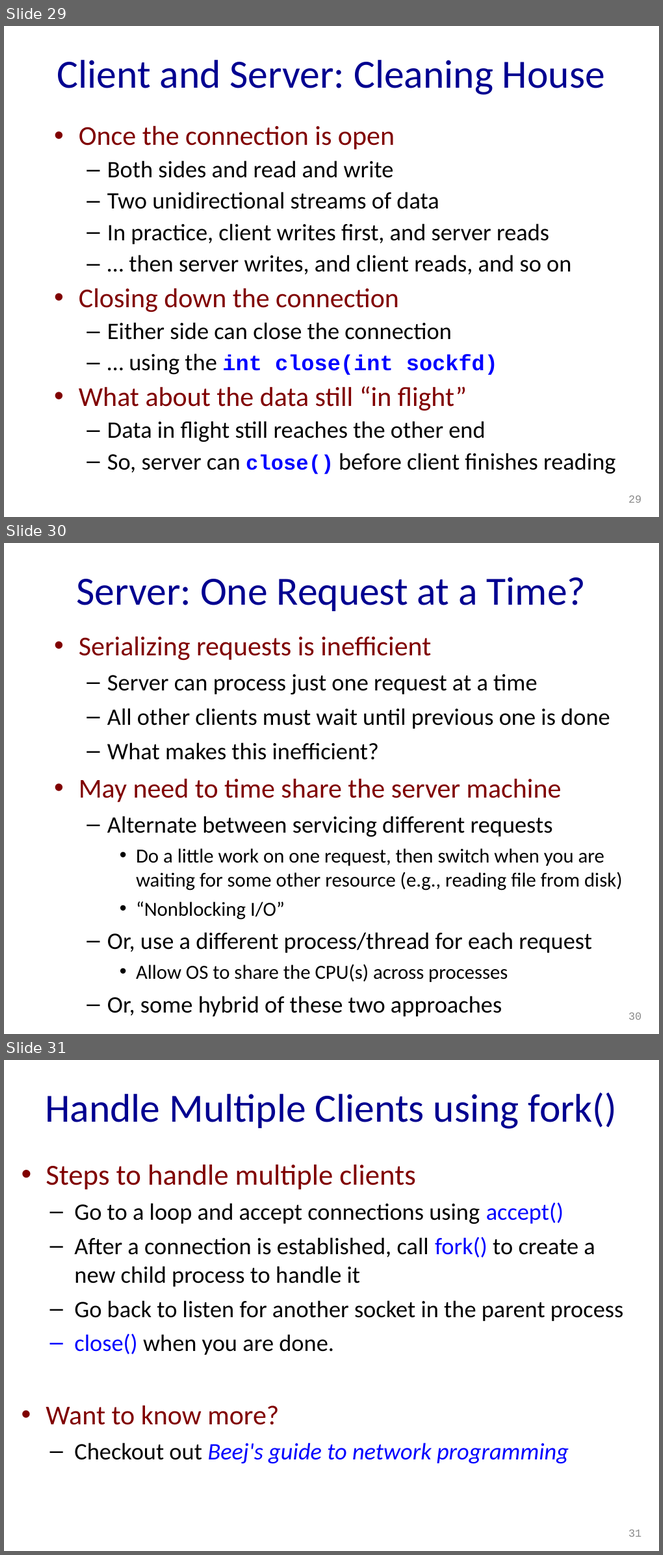
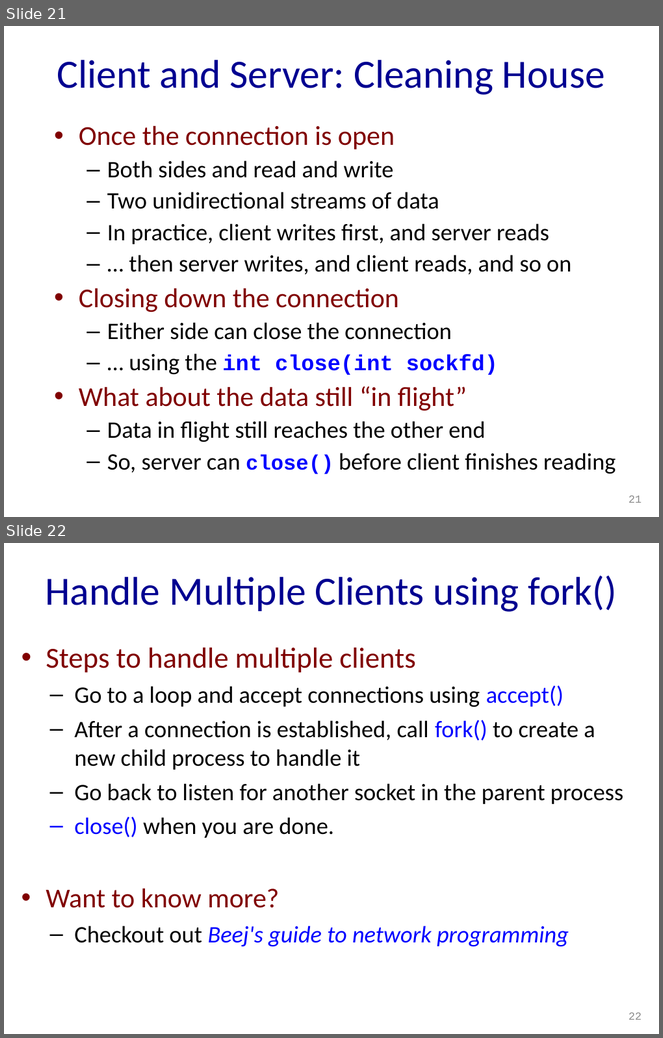
Before and after one commit to sepehrabdous/Computer_Networks_Spring21, a slide deck: assignment0/presentation_slides/socket_programming.ppt. Shown one above the other, each under a label of ours: slides 29, 30 and 31 before the commit, slides 21 and 22 after it. The pictures are 663x1555 and 663x1038 pixels, drawn with LibreOffice and Linux fonts; fonts in the diff are those of the drawing. Boxes give left, top, right and bottom in pixels: in the first picture for what was removed or moved away, otherwise in the second. Text is boxed around its words. In the diff, an @@ line names an element or a change of style, - is before the commit and + after.

```diff
--- a/assignment0/presentation_slides/socket_programming.ppt
+++ b/assignment0/presentation_slides/socket_programming.ppt
@@ slide 30 removed at bbox=[4, 543, 659, 1034], background #FFFFFF @@
@@ title removed at bbox=[76, 577, 586, 611] @@
-Server: One Request at a Time?
@@ text removed at bbox=[79, 637, 623, 1017] @@
-• Serializing requests is inefficient
-  – Server can process just one request at a time
-  – All other clients must wait until previous one is done
-  – What makes this inefficient?
-• May need to time share the server machine
-  – Alternate between servicing different requests
-    • Do a little work on one request, then switch when you are waiting for some other resource (e.g., reading file from disk)
-    • “Nonblocking I/O”
-  – Or, use a different process/thread for each request
-    • Allow OS to share the CPU(s) across processes
-  – Or, some hybrid of these two approaches
@@ page number removed at bbox=[629, 1013, 642, 1020] @@
-30
@@ what was slide 29 is now slide 21 @@
@@ page number at bbox=[629, 496, 642, 503]: text changed @@
-29
+21
@@ what was slide 31 is now slide 22 @@
@@ page number at bbox=[629, 1013, 642, 1020]: text changed @@
-31
+22
```
Also in this commit, not shown: 2 slides changed, 9 other slides removed.
